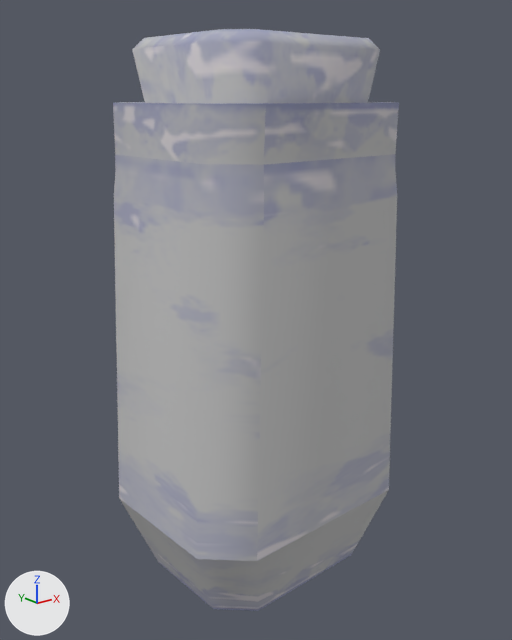
What one commit did to the glTF model kits/reject/FantasyProps_glTF_1k/SmallBottle.glb.
Before and after are seen from a camera (50 mm lens) standing at (-0.0676, -0.0841, 0.0757) and looking at (-0.0002, 0.0002, 0.042). Arrows for +X, +Y and +Z are at lower left; the lights stay in place. The older version comes first. Where no turn or scale is listed for an object, it has been applied to the vertices. Vertices at exactly the same position are counted once.

Objects in the first picture: 'SmallBottle'.
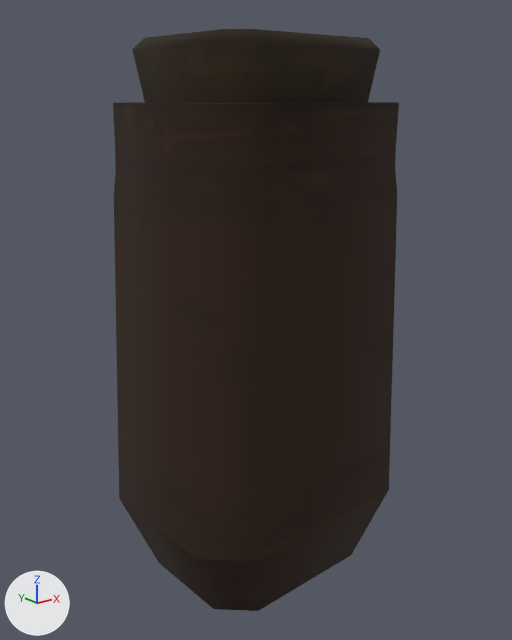
Where the change shows, as pixel boxes (x1, y1, x2, y2) in the pictures (512 x 640 px):
```json
{"object": "SmallBottle", "change": "recoloured", "before": [113, 29, 399, 611], "after": [113, 29, 399, 611], "on screen": "grey to brown"}
```

Scene script edits in JSON lines:
```json
{"op": "add", "block": "mat_smallbottle", "code": "n3 = _N.new('ShaderNodeMix'); n3.name = 'Mix'"}
{"op": "add", "block": "mat_smallbottle", "code": "n3.data_type = 'RGBA'"}
{"op": "add", "block": "mat_smallbottle", "code": "n3.blend_type = 'MULTIPLY'"}
{"op": "add", "block": "mat_smallbottle", "code": "n3.inputs[0].default_value = 1.0  # 'Factor'"}
{"op": "add", "block": "mat_smallbottle", "code": "n4 = _N.new('ShaderNodeVertexColor'); n4.name = 'Color Attribute'"}
{"block": "mat_smallbottle", "where": "n2 = _N.new('ShaderNodeTexImage'); n2.name = 'Image Texture'"}
{"block": "mat_smallbottle", "where": "n0 = _N.new('ShaderNodeBsdfPrincipled'); n0.name = 'Principled BSDF'"}
{"op": "remove", "block": "mat_smallbottle", "code": "_L.new(n2.outputs[0], n0.inputs[0])  # 'Color' to 'Base Color'"}
{"op": "add", "block": "mat_smallbottle", "code": "_L.new(n3.outputs[2], n0.inputs[0])  # 'Result' to 'Base Color'"}
{"op": "add", "block": "mat_smallbottle", "code": "_L.new(n4.outputs[0], n3.inputs[7])  # 'Color' to 'B'"}
{"op": "add", "block": "mat_smallbottle", "code": "_L.new(n2.outputs[0], n3.inputs[6])  # 'Color' to 'A'"}
{"block": "me_mesh_0", "where": "me_mesh_0.from_pydata(...)  # 72 vertices, 130 faces; spans x -0.0211..0.0211, y -0.0172..0.0172, z 0.0..0.0836"}
{"block": "me_mesh_0", "where": "# used by ob_smallbottle; location = (0.0, 0.0, 0.0)"}
{"block": "me_mesh_0", "change": "me_mesh_0 part 1: vertex colours changed"}
```
